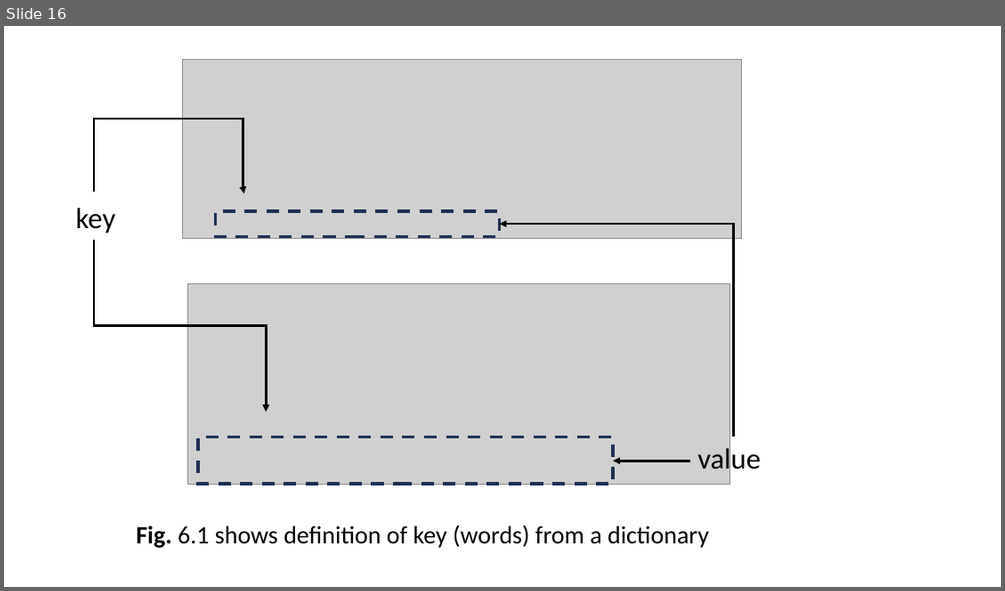
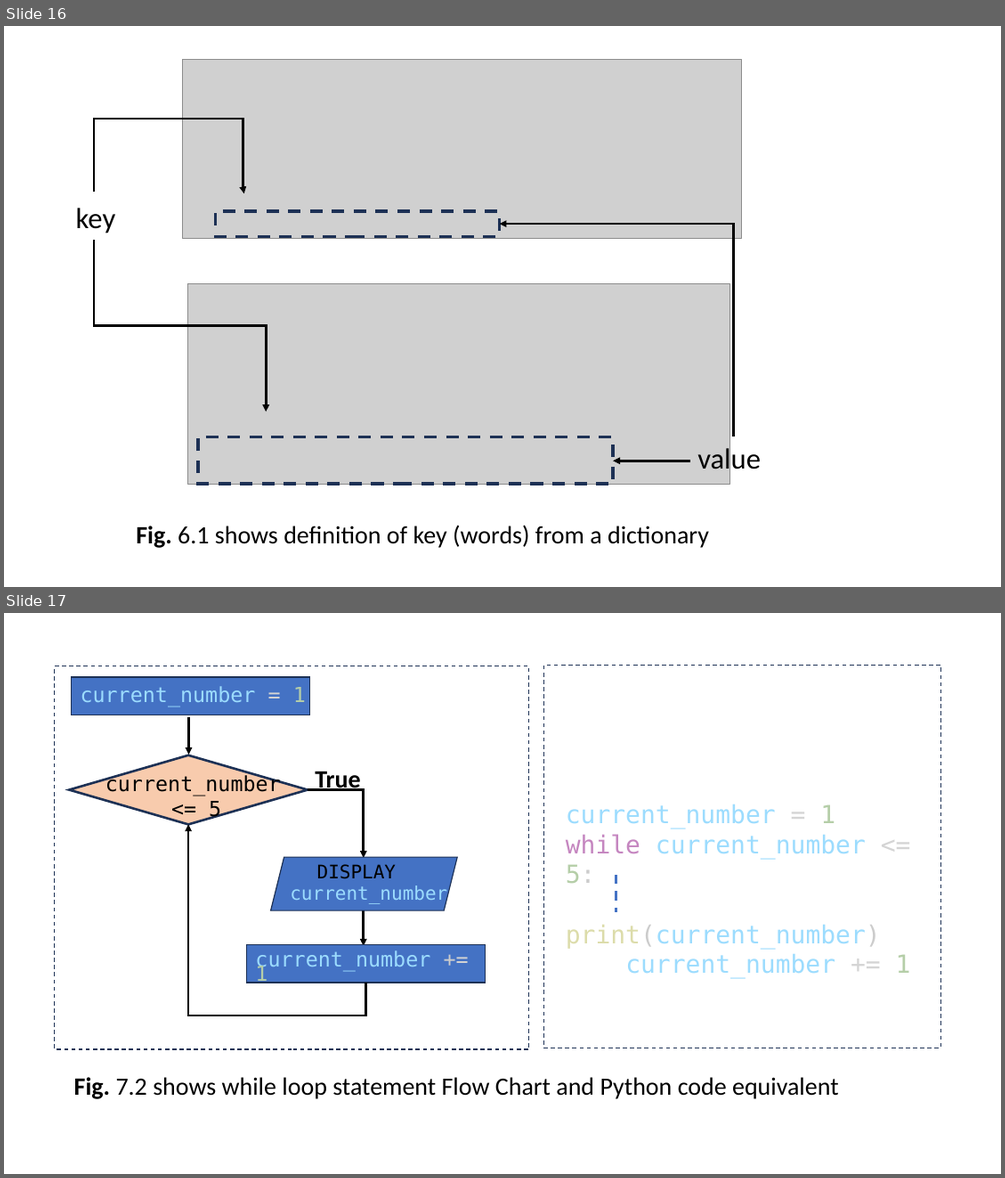
Before and after one commit to uzakariyya/python-programming-fellowship, a slide deck: assets/diagrams_pool.pptx. Shown one above the other, each under a label of ours: slide 16 before the commit, slides 16 and 17 after it. The pictures are 1005x591 and 1005x1178 pixels, drawn with LibreOffice and Linux fonts; fonts in the diff are those of the drawing; grey boxes stand for pictures. Boxes give left, top, right and bottom in pixels: in the first picture for what was removed or moved away, otherwise in the second. Text is boxed around its words. In the diff, an @@ line names an element or a change of style, - is before the commit and + after.

```diff
--- a/assets/diagrams_pool.pptx
+++ b/assets/diagrams_pool.pptx
@@ slide 17 added at <box>4,613,1001,1174</box>, background #FFFFFF @@
@@ rectangle added at <box>544,666,941,1048</box>, outline #1E3256 1 pt dashed @@
@@ rectangle added at <box>55,666,530,1049</box>, outline #1E3256 1 pt dashed @@
@@ rectangle added at <box>72,677,310,715</box>, fill #4472C4, outline #1E3256 1 pt @@
@@ text added at <box>81,686,306,707</box>, 20 pt, text #9CDCFE @@
+current_number = 1
@@ arrow added from (189, 717) to (189, 755), #000000 2.25 pt @@
@@ diamond added at <box>69,755,307,824</box>, fill #F8CBAD, outline #1E3256 2.25 pt @@
@@ text added at <box>315,771,360,791</box>, 24 pt, text #000000, bold @@
+True
@@ text added at <box>105,774,281,821</box>, 20 pt, text #000000 @@
+current_number
+<= 5
@@ elbow arrow added from (307, 789) to (364, 858), #000000 2.25 pt @@
@@ elbow arrow added from (366, 982) to (189, 825), #000000 2.25 pt @@
@@ text added at <box>566,804,911,979</box>, 24 pt, text #9CDCFE @@
+current_number = 1
+while current_number <= 5:
+print(current_number)
+current_number += 1
@@ parallelogram added at <box>271,857,458,910</box>, fill #4472C4, outline #1E3256 1 pt @@
@@ text added at <box>317,864,396,879</box>, 18 pt, text #000000 @@
+DISPLAY
@@ line added from (615, 875) to (615, 912), #4472C4 2.25 pt dashed @@
@@ text added at <box>290,885,447,904</box>, 18 pt, text #9CDCFE @@
+current_number
@@ arrow added from (364, 908) to (364, 946), #000000 2.25 pt @@
@@ rectangle added at <box>246,945,485,983</box>, fill #4472C4, outline #1E3256 1 pt @@
@@ text added at <box>255,950,430,986</box>, 20 pt, text #9CDCFE @@
+current_number += 1
@@ text added at <box>74,1077,839,1099</box>, 24 pt, text #000000 @@
+Fig. 7.2 shows while loop statement Flow Chart and Python code equivalent
```
Also in this commit, not shown: 2 other slides added, 6 other files.
